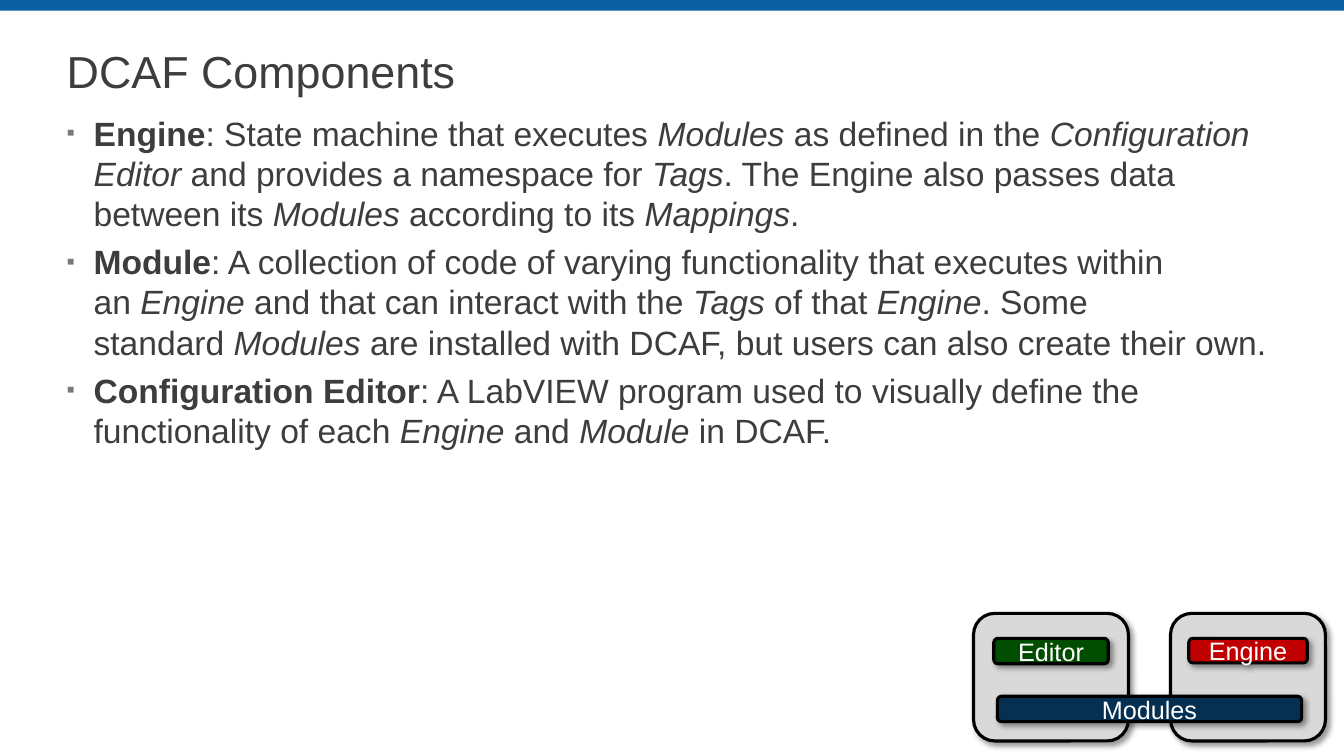
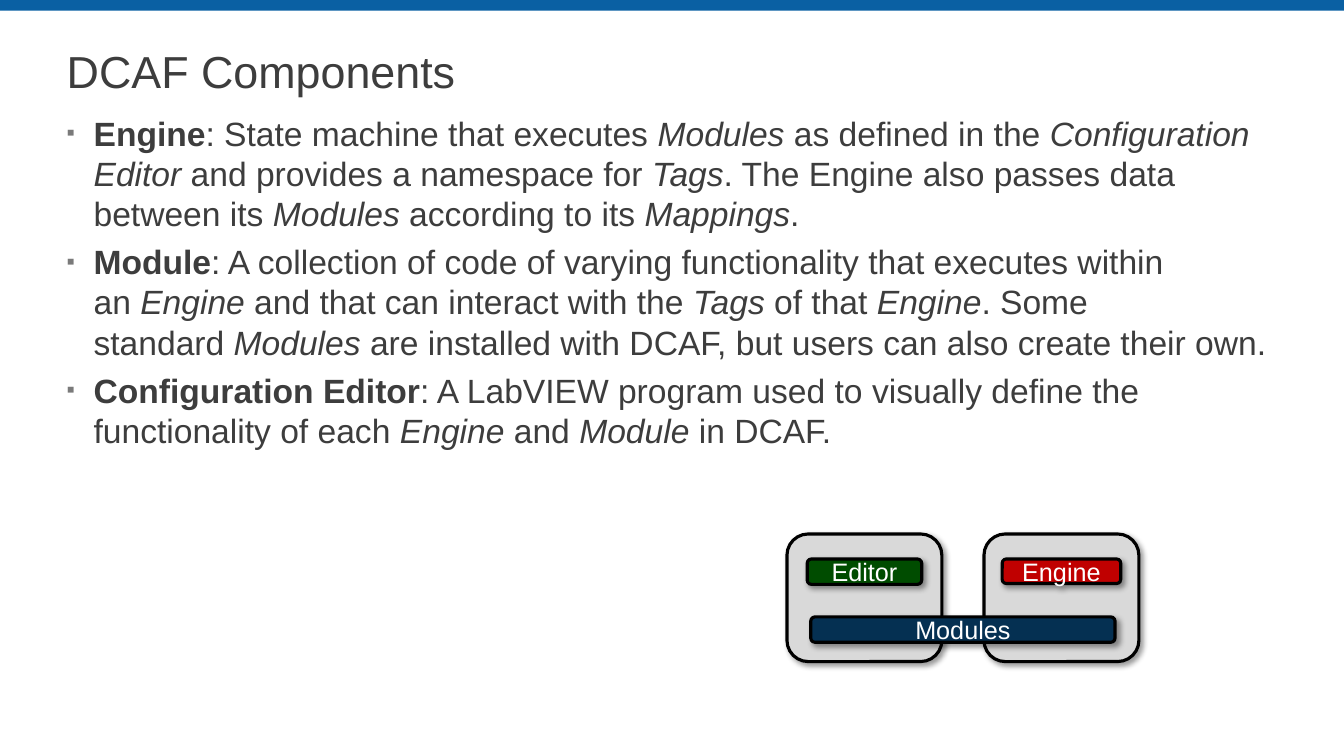
Before and after one commit to LabVIEW-DCAF/Documentation, a slide deck: slide 10 of Trunk/Getting Started Material/DCAF Training/1 Introduction to DCAF.pptx. Drawn at 1344x756 pixels with LibreOffice and Linux fonts; fonts in the diff are those of the drawing; background and template pictures are left out. Boxes give left, top, right and bottom in pixels: in the first picture for what was removed or moved away, otherwise in the second. Text is boxed around its words. In the diff, an @@ line names an element or a change of style, - is before the commit and + after.

```diff
--- a/Trunk/Getting Started Material/DCAF Training/1 Introduction to DCAF.pptx
+++ b/Trunk/Getting Started Material/DCAF Training/1 Introduction to DCAF.pptx
@@ 5 rounded rectangles moved together from (x1=974, y1=613, x2=1326, y2=741) to (x1=787, y1=534, x2=1139, y2=662) @@
```
Also in this commit, not shown: 19 other slides changed, 10 slides added.
